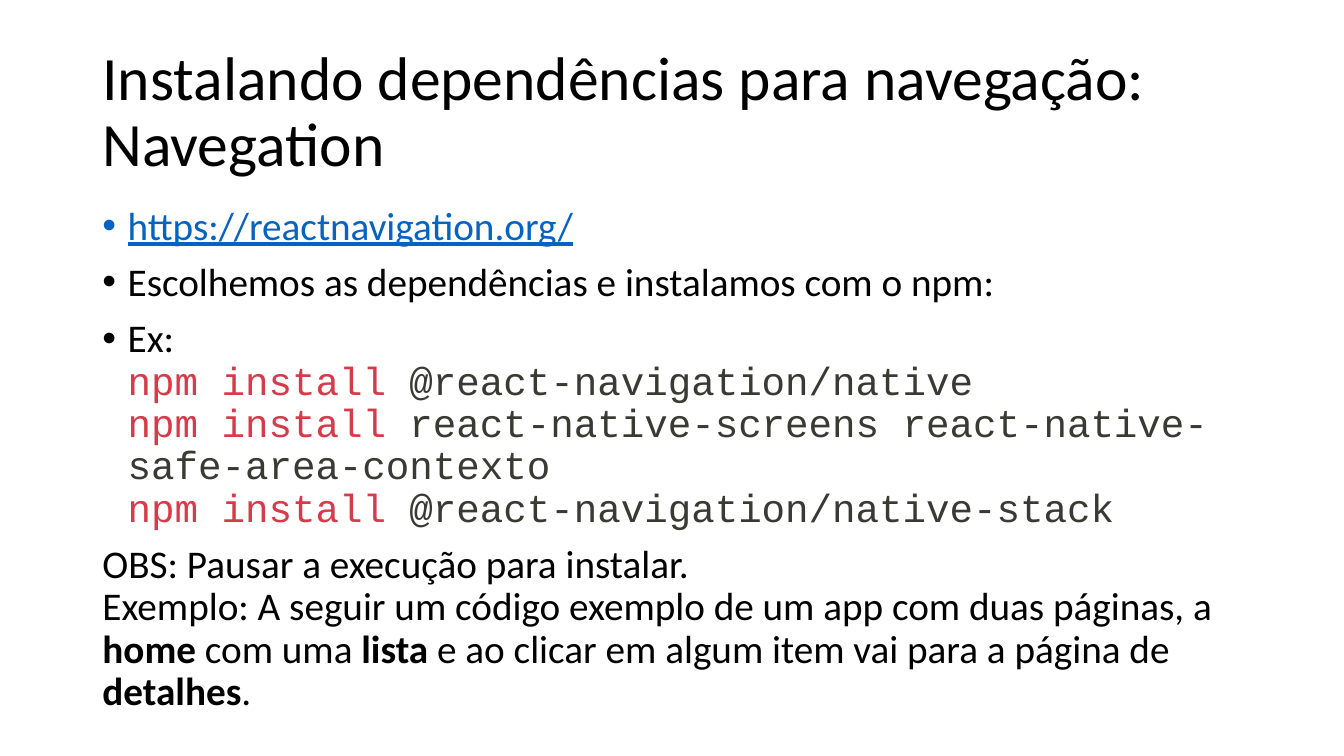
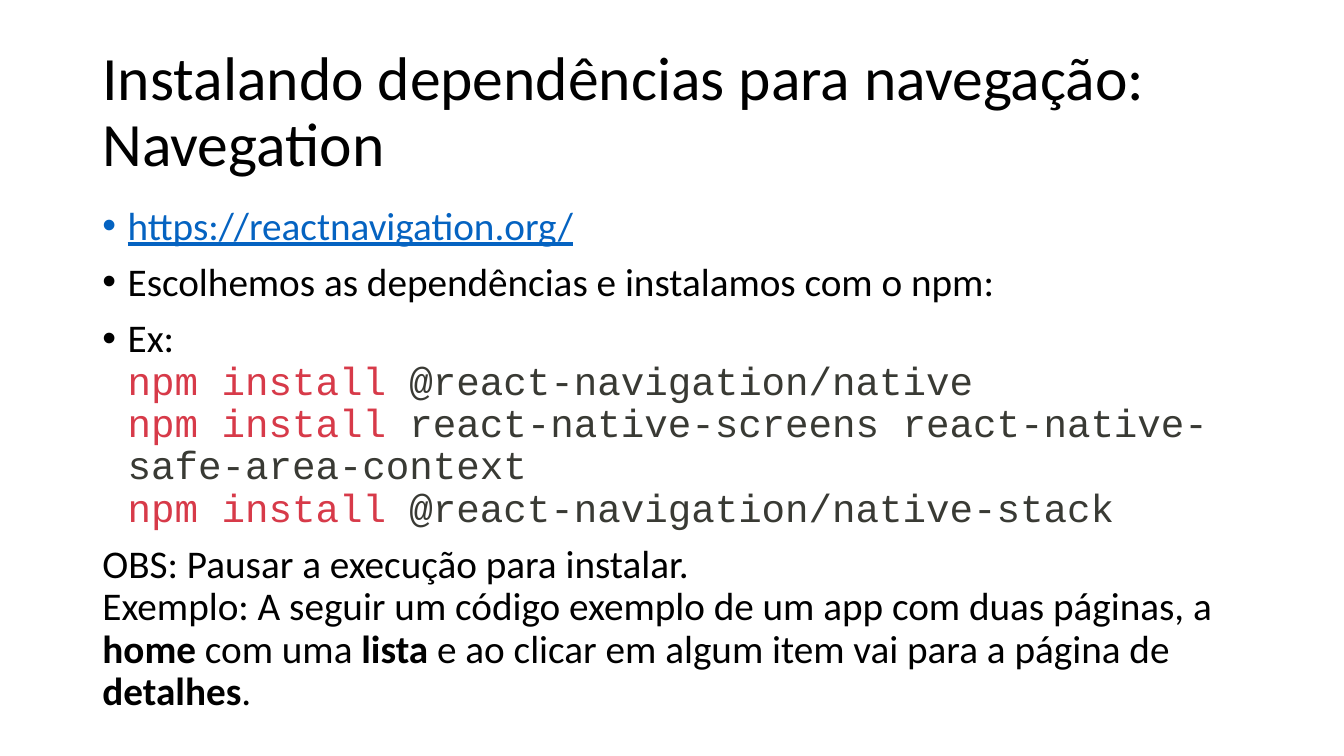
Before and after one commit to wellifabio/senai2021, a slide deck: slide 4 of 2des/indmo/aula03_react/RevisaoReactNative.pptx. Drawn at 1344x756 pixels with LibreOffice and Linux fonts; fonts in the diff are those of the drawing. Boxes give left, top, right and bottom in pixels: in the first picture for what was removed or moved away, otherwise in the second. Text is boxed around its words. In the diff, an @@ line names an element or a change of style, - is before the commit and + after.

Commit message:
2des indmo revisao1

```diff
--- a/2des/indmo/aula03_react/RevisaoReactNative.pptx
+++ b/2des/indmo/aula03_react/RevisaoReactNative.pptx
@@ text at (x1=128, y1=327, x2=1208, y2=530): text changed @@
-• Ex:
-  npm install @react-navigation/native
-  npm install react-native-screens react-native-safe-area-contexto
-  npm install @react-navigation/native-stack
+• Ex:
+  npm install @react-navigation/native
+  npm install react-native-screens react-native-safe-area-context
+  npm install @react-navigation/native-stack
```
